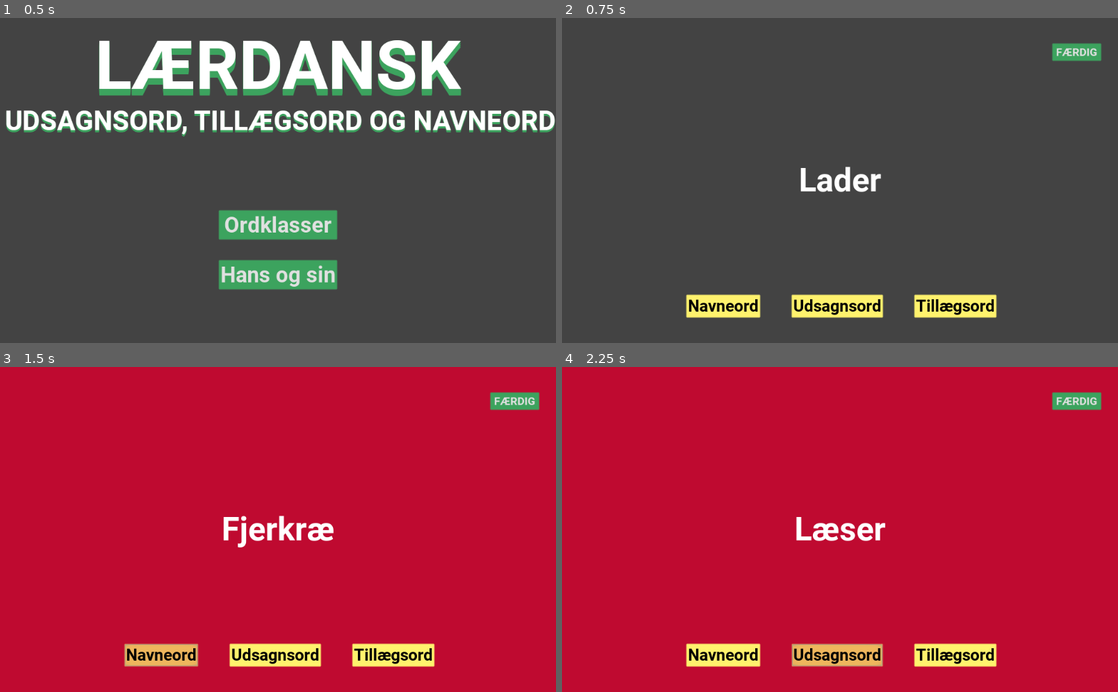
Above: before the commit, frames 1-4 (two rows, left to right).
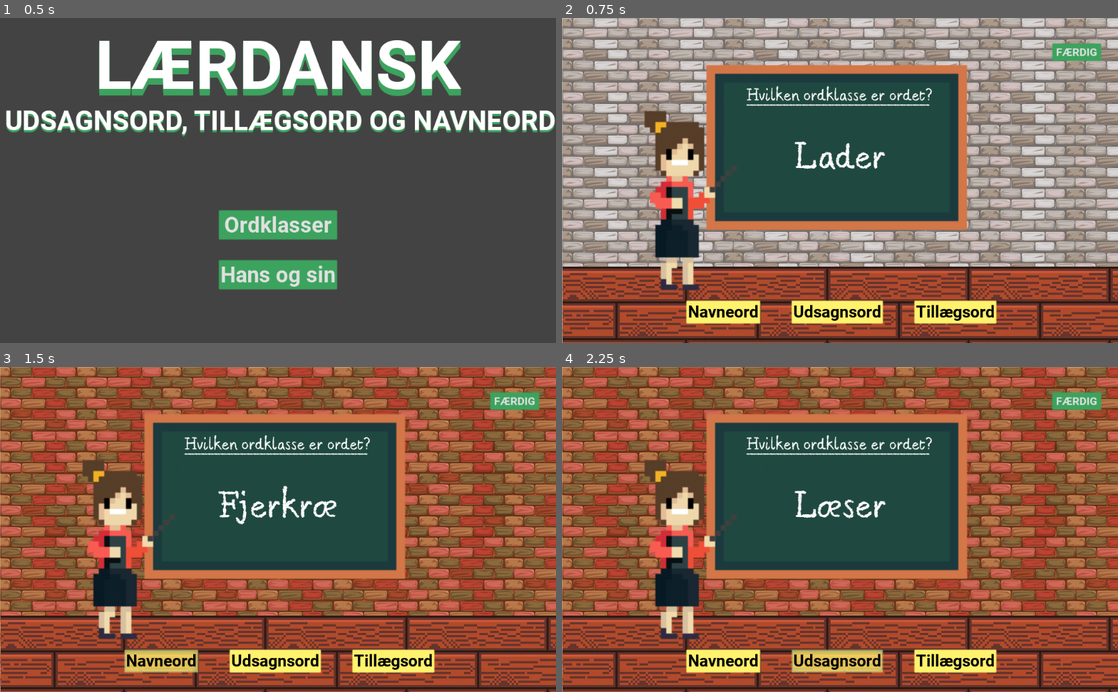
Above: after the commit, the same moments.

Repository: PatrickPLG/LaerDansk
Game: Godot game, scene res://Main.tscn
Same seed, same stepped clock (60 frames per second), same inputs: the game is played once before the commit and once after it.
Inputs:
- Up to frame 1 (0.5 s): no input
- Up to frame 2 (0.75 s): click "Ordklasser" at 0.5 s
- Up to frame 3 (1.5 s): click "Navneord" at 1.25 s
- Up to frame 4 (2.25 s): click "Udsagnsord" at 2 s

Frame 1 is identical in both runs. In frame 2, 98% of the frame differs, in the area x 0-100%, y 0-100%; in frame 3, 99%; in frame 4, 99%.

Commit message:
yep cock

Diff:
--- a/Spil/Area2D.tscn
+++ b/Spil/Area2D.tscn
@@ -7,14 +7,19 @@
 [ext_resource path="res://Area2D.tres" type="StyleBox" id=5]
 [ext_resource path="res://HoverStart.tres" type="StyleBox" id=6]
 [ext_resource path="res://normalstart.tres" type="StyleBox" id=7]
-
-[sub_resource type="ImageTexture" id=1]
-
-[sub_resource type="RectangleShape2D" id=2]
+[ext_resource path="res://Blackboard.png" type="Texture" id=8]
+[ext_resource path="res://Baggrund_hvid.png" type="Texture" id=9]
+[ext_resource path="res://Berton-Roman-trial.ttf" type="DynamicFontData" id=10]
+[ext_resource path="res://teacher_scaled.png" type="Texture" id=11]
+[ext_resource path="res://Floor.png" type="Texture" id=12]
+
+[sub_resource type="DynamicFont" id=9]
+size = 27
+font_data = ExtResource( 10 )
 
 [sub_resource type="DynamicFont" id=3]
 size = 60
-font_data = ExtResource( 2 )
+font_data = ExtResource( 10 )
 
 [sub_resource type="StyleBoxFlat" id=4]
 bg_color = Color( 1, 0.952941, 0.431373, 0.490196 )
@@ -50,35 +55,88 @@
 size = 20
 font_data = ExtResource( 2 )
 
-[node name="Area2D" type="Area2D"]
-
-[node name="Sprite" type="Sprite" parent="."]
-visible = false
-texture = SubResource( 1 )
-
-[node name="CollisionShape2D" type="CollisionShape2D" parent="."]
-visible = false
-shape = SubResource( 2 )
-
-[node name="Control" type="Control" parent="."]
+[node name="Control" type="Control"]
 margin_right = 40.0
 margin_bottom = 40.0
 __meta__ = {
 "_edit_use_anchors_": false
 }
 
-[node name="CenterContainer" type="CenterContainer" parent="Control"]
+[node name="TextureRect2" type="TextureRect" parent="."]
 margin_right = 1024.0
 margin_bottom = 600.0
-__meta__ = {
-"_edit_use_anchors_": false
-}
-
-[node name="Ord" type="Label" parent="Control/CenterContainer"]
-margin_left = 439.0
-margin_top = 264.0
-margin_right = 584.0
-margin_bottom = 335.0
+texture = ExtResource( 9 )
+__meta__ = {
+"_edit_use_anchors_": false
+}
+
+[node name="Floor" type="TextureRect" parent="."]
+margin_left = 1.0
+margin_top = 459.0
+margin_right = 1281.0
+margin_bottom = 719.0
+texture = ExtResource( 12 )
+__meta__ = {
+"_edit_use_anchors_": false
+}
+
+[node name="Tavle" type="TextureRect" parent="."]
+margin_left = 250.0
+margin_top = 7.0
+margin_right = 506.0
+margin_bottom = 263.0
+rect_scale = Vector2( 2, 2 )
+texture = ExtResource( 8 )
+__meta__ = {
+"_edit_use_anchors_": false
+}
+
+[node name="Lærer" type="TextureRect" parent="."]
+margin_left = 72.0
+margin_top = 52.0
+margin_right = 232.0
+margin_bottom = 292.0
+rect_scale = Vector2( 2, 2 )
+texture = ExtResource( 11 )
+__meta__ = {
+"_edit_use_anchors_": false
+}
+
+[node name="Overskrift" type="Label" parent="."]
+margin_left = 340.0
+margin_top = 125.0
+margin_right = 683.0
+margin_bottom = 165.0
+custom_fonts/font = SubResource( 9 )
+text = "Hvilken ordklasse er ordet?"
+__meta__ = {
+"_edit_use_anchors_": false
+}
+
+[node name="Underline" type="Label" parent="."]
+margin_left = 340.0
+margin_top = 141.0
+margin_right = 683.0
+margin_bottom = 181.0
+custom_fonts/font = SubResource( 9 )
+text = "----------------------------"
+__meta__ = {
+"_edit_use_anchors_": false
+}
+
+[node name="CenterContainer" type="CenterContainer" parent="."]
+margin_top = -39.0
+margin_right = 1024.0
+margin_bottom = 561.0
+__meta__ = {
+"_edit_use_anchors_": false
+}
+
+[node name="Ord" type="Label" parent="CenterContainer"]
+margin_left = 427.0
+margin_top = 256.0
+margin_right = 596.0
+margin_bottom = 343.0
 custom_fonts/font = SubResource( 3 )
 text = "TEST"
 script = ExtResource( 1 )
@@ -86,16 +144,16 @@
 "_edit_use_anchors_": false
 }
 
-[node name="CenterContainer2" type="CenterContainer" parent="Control"]
+[node name="CenterContainer2" type="CenterContainer" parent="."]
 margin_left = 3.0
-margin_top = 488.0
+margin_top = 499.0
 margin_right = 1027.0
-margin_bottom = 576.0
-__meta__ = {
-"_edit_use_anchors_": false
-}
-
-[node name="GridContainer" type="GridContainer" parent="Control/CenterContainer2"]
+margin_bottom = 587.0
+__meta__ = {
+"_edit_use_anchors_": false
+}
+
+[node name="GridContainer" type="GridContainer" parent="CenterContainer2"]
 margin_left = 227.0
 margin_top = 24.0
 margin_right = 796.0
@@ -103,7 +161,7 @@
 custom_constants/hseparation = 60
 columns = 3
 
-[node name="Navneord" type="Button" parent="Control/CenterContainer2/GridContainer"]
+[node name="Navneord" type="Button" parent="CenterContainer2/GridContainer"]
 margin_right = 134.0
 margin_bottom = 40.0
 custom_styles/hover = SubResource( 4 )
@@ -116,7 +174,7 @@
 custom_colors/font_color_pressed = Color( 0, 0, 0, 1 )
 text = "Navneord"
 
-[node name="Udsagnsord" type="Button" parent="Control/CenterContainer2/GridContainer"]
+[node name="Udsagnsord" type="Button" parent="CenterContainer2/GridContainer"]
 margin_left = 194.0
 margin_right = 360.0
 margin_bottom = 40.0
@@ -130,7 +188,7 @@
 custom_colors/font_color_pressed = Color( 0, 0, 0, 1 )
 text = "Udsagnsord"
 
-[node name="Tillægsord" type="Button" parent="Control/CenterContainer2/GridContainer"]
+[node name="Tillægsord" type="Button" parent="CenterContainer2/GridContainer"]
 margin_left = 420.0
 margin_right = 569.0
 margin_bottom = 40.0
@@ -144,7 +202,7 @@
 custom_colors/font_color_pressed = Color( 0, 0, 0, 1 )
 text = "Tillægsord"
 
-[node name="CenterContainer3" type="CenterContainer" parent="Control"]
+[node name="CenterContainer3" type="CenterContainer" parent="."]
 margin_top = 34.0
 margin_right = 1024.0
 margin_bottom = 98.0
@@ -152,7 +210,7 @@
 "_edit_use_anchors_": false
 }
 
-[node name="ScoreText" type="Label" parent="Control/CenterContainer3"]
+[node name="ScoreText" type="Label" parent="CenterContainer3"]
 visible = false
 margin_left = 485.0
 margin_top = 18.0
@@ -162,7 +220,7 @@
 text = "TEST"
 script = ExtResource( 3 )
 
-[node name="Færdig" type="Button" parent="Control"]
+[node name="Færdig" type="Button" parent="."]
 margin_left = 904.0
 margin_top = 48.0
 margin_right = 992.0
@@ -179,10 +237,10 @@
 [node name="BackgroundTimer" type="Timer" parent="."]
 wait_time = 0.5
 script = ExtResource( 4 )
-[connection signal="forkert" from="Control/CenterContainer/Ord" to="BackgroundTimer" method="_on_Ord_forkert"]
-[connection signal="rigtig" from="Control/CenterContainer/Ord" to="BackgroundTimer" method="_on_Ord_rigtig"]
-[connection signal="pressed" from="Control/CenterContainer2/GridContainer/Navneord" to="Control/CenterContainer/Ord" method="_on_Navneord_pressed"]
-[connection signal="pressed" from="Control/CenterContainer2/GridContainer/Udsagnsord" to="Control/CenterContainer/Ord" method="_on_Udsagnsord_pressed"]
-[connection signal="pressed" from="Control/CenterContainer2/GridContainer/Tillægsord" to="Control/CenterContainer/Ord" method="_on_Tillgsord_pressed"]
-[connection signal="pressed" from="Control/Færdig" to="Control/CenterContainer/Ord" method="_on_Frdig_pressed"]
-[connection signal="timeout" from="BackgroundTimer" to="Control/CenterContainer/Ord" method="_on_BackgroundTimer_timeout"]
+[connection signal="forkert" from="CenterContainer/Ord" to="BackgroundTimer" method="_on_Ord_forkert"]
+[connection signal="rigtig" from="CenterContainer/Ord" to="BackgroundTimer" method="_on_Ord_rigtig"]
+[connection signal="pressed" from="CenterContainer2/GridContainer/Navneord" to="CenterContainer/Ord" method="_on_Navneord_pressed"]
+[connection signal="pressed" from="CenterContainer2/GridContainer/Udsagnsord" to="CenterContainer/Ord" method="_on_Udsagnsord_pressed"]
+[connection signal="pressed" from="CenterContainer2/GridContainer/Tillægsord" to="CenterContainer/Ord" method="_on_Tillgsord_pressed"]
+[connection signal="pressed" from="Færdig" to="CenterContainer/Ord" method="_on_Frdig_pressed"]
+[connection signal="timeout" from="BackgroundTimer" to="CenterContainer/Ord" method="_on_BackgroundTimer_timeout"]
--- a/Spil/BackgroundTimer.gd
+++ b/Spil/BackgroundTimer.gd
@@ -1,10 +1,14 @@
 extends Timer
+
+
 
 func _on_Ord_rigtig():
 	start()
 	VisualServer.set_default_clear_color(Color(0.24,0.64,0.37,1))
-
+	#$".".set_texture = load("res://Baggrund_grn.png")
+	get_node("../TextureRect2").texture = load("res://Baggrund_grn.png")
 
 func _on_Ord_forkert():
 	start()
 	VisualServer.set_default_clear_color(Color(0.75,0.04,0.19,1))
+	get_node("../TextureRect2").texture = load("res://Baggrund_rd.png")
--- a/Spil/Control.tscn
+++ b/Spil/Control.tscn
@@ -6,12 +6,14 @@
 [ext_resource path="res://normalstart.tres" type="StyleBox" id=4]
 [ext_resource path="res://ScoreText.gd" type="Script" id=5]
 [ext_resource path="res://Label.gd" type="Script" id=6]
+[ext_resource path="res://Berton-Roman-trial.ttf" type="DynamicFontData" id=7]
+[ext_resource path="res://Blackboard.png" type="Texture" id=8]
 
-[sub_resource type="DynamicFont" id=3]
+[sub_resource type="DynamicFont" id=1]
 size = 60
-font_data = ExtResource( 1 )
+font_data = ExtResource( 7 )
 
-[sub_resource type="StyleBoxFlat" id=4]
+[sub_resource type="StyleBoxFlat" id=2]
 bg_color = Color( 1, 0.952941, 0.431373, 0.490196 )
 border_width_left = 2
 border_width_top = 2
@@ -52,19 +54,31 @@
 "_edit_use_anchors_": false
 }
 
+[node name="TextureRect" type="TextureRect" parent="."]
+margin_left = 261.621
+margin_top = 63.1413
+margin_right = 517.621
+margin_bottom = 319.141
+rect_scale = Vector2( 2, 2 )
+texture = ExtResource( 8 )
+__meta__ = {
+"_edit_use_anchors_": false
+}
+
 [node name="CenterContainer" type="CenterContainer" parent="."]
-margin_right = 1024.0
+margin_left = 2.72076
+margin_right = 1026.72
 margin_bottom = 600.0
 __meta__ = {
 "_edit_use_anchors_": false
 }
 
 [node name="Ord" type="Label" parent="CenterContainer"]
-margin_left = 439.0
-margin_top = 264.0
-margin_right = 584.0
-margin_bottom = 335.0
-custom_fonts/font = SubResource( 3 )
+margin_left = 427.0
+margin_top = 256.0
+margin_right = 596.0
+margin_bottom = 343.0
+custom_fonts/font = SubResource( 1 )
 text = "TEST"
 script = ExtResource( 6 )
 __meta__ = {
--- a/Spil/Label.gd
+++ b/Spil/Label.gd
@@ -73,6 +73,7 @@
 
 func _on_BackgroundTimer_timeout():
 	VisualServer.set_default_clear_color(Color(0.27,0.27,0.27,1))
+	get_node("../../TextureRect2").texture = load("res://Baggrund_hvid.png")
 
 
 func _on_Frdig_pressed():
Not shown: 1 places in Spil/Area2D.tscn that only renumber resources
Binary file added: Spil/Baggrund_grn.png
Not shown, added: Spil/Baggrund_grn.png.import
Binary file added: Spil/Baggrund_hvid.png
Not shown, added: Spil/Baggrund_hvid.png.import
Binary file added: Spil/Baggrund_rd.png
Not shown, added: Spil/Baggrund_rd.png.import
Binary file added: Spil/Berton-Roman-trial.ttf
Binary file added: Spil/Blackboard.png
Not shown, added: Spil/Blackboard.png.import
Not shown: 8 places in Spil/Control.tscn that only renumber resources
Binary file added: Spil/Floor.png
(and 6 more such lines)
